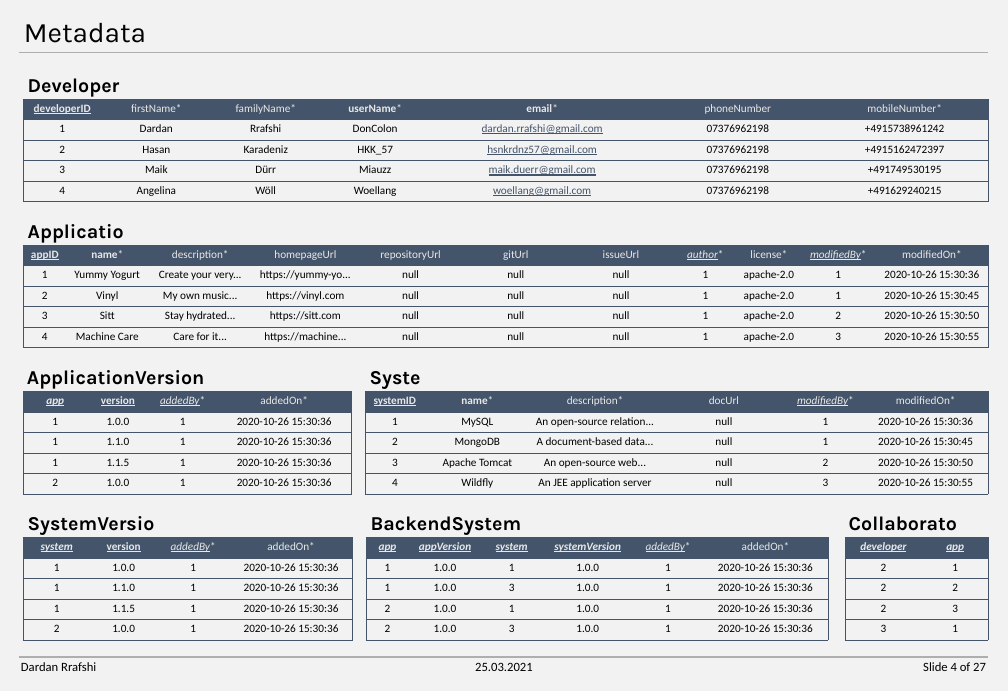
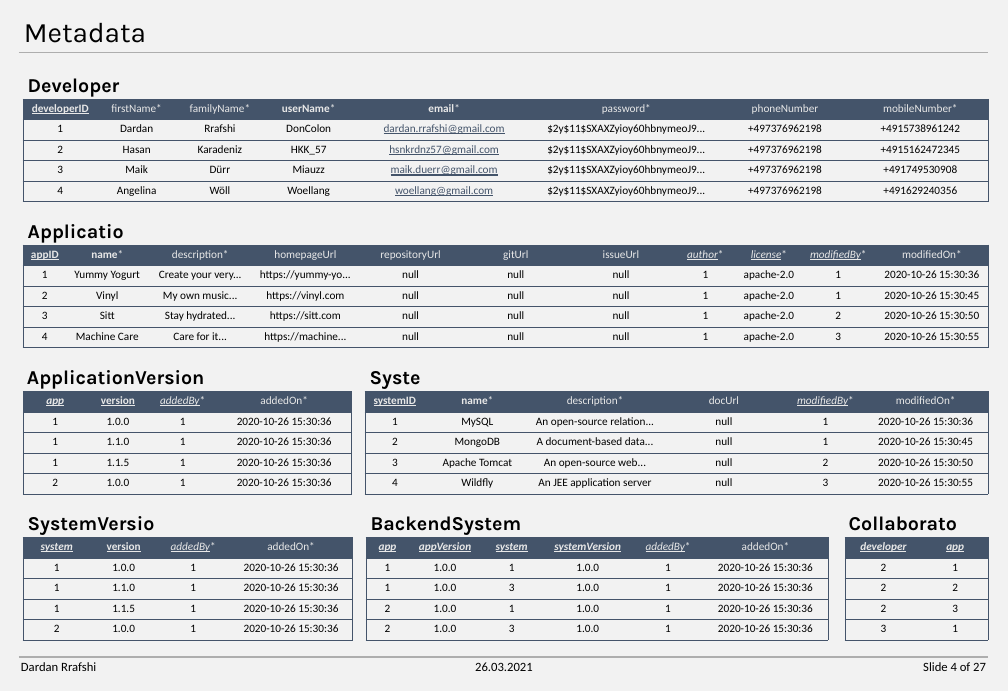
Before and after one commit to DonColon/appman-api-spec, a slide deck: slide 4 of docs/Appman - Data Model.pptx. Drawn at 1008x691 pixels with LibreOffice and Linux fonts; fonts in the diff are those of the drawing. Boxes give left, top, right and bottom in pixels: in the first picture for what was removed or moved away, otherwise in the second. Text is boxed around its words. In the diff, an @@ line names an element or a change of style, - is before the commit and + after.

```diff
--- a/docs/Appman - Data Model.pptx
+++ b/docs/Appman - Data Model.pptx
@@ table at (23, 99, 989, 201) @@
-column 6: phoneNumber | 07376962198 | 07376962198 | 07376962198 | 07376962198
-column 7: mobileNumber* | +4915738961242 | +4915162472397 | +491749530195 | +491629240215
+column 6: password* | $2y$11$SXAXZyioy60hbnymeoJ9... | $2y$11$SXAXZyioy60hbnymeoJ9... | $2y$11$SXAXZyioy60hbnymeoJ9... | $2y$11$SXAXZyioy60hbnymeoJ9...
+column 7: phoneNumber | +497376962198 | +497376962198 | +497376962198 | +497376962198
+column 8: mobileNumber* | +4915738961242 | +4915162472345 | +491749530908 | +491629240356
@@ table at (23, 245, 989, 347) @@
@@ italic on, underline on in "license*" @@
@@ text at (475, 662, 533, 671): text changed @@
-25.03.2021
+26.03.2021
```
Also in this commit, not shown: 26 other slides changed, 13 other files.
